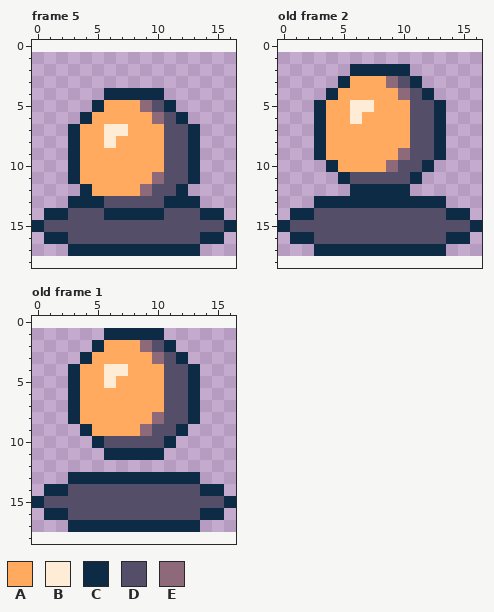
Pixel-art file, stored at Assets/Sprites/turret_idle_anim.aseprite. Above is the file before it was changed.
17x17 pixels, 6 frames. Shown: frame 5, old frame 2, old frame 1. The old version is drawn lined up with the new one, on the new canvas. The commit also changed other frames, which this record leaves out.
Palette (. is transparent): A #ffaa5e  B #ffecd6  C #0d2b45  D #544e68  E #8d697a
Pixels before, frame 5, first column x 0:
 4 ......CCCCC......
 5 .....CAAAEDC.....
 6 ....CAAAAAEDC....
 7 ...CAABBAAADDC...
 8 ...CAABAAAADDC...
 9 ...CAAAAAAADDC...
10 ...CAAAAAAADDC...
11 ...CAAAAAAEDDC...
12 ....CAAAAEDDC....
13 ...CCCDDDDDCCC...
14 .CCDDDCCCCCDDDCC.
15 CDDDDDDDDDDDDDDDC
16 .CCDDDDDDDDDDDCC.
17 ...CCCCCCCCCCC...
Pixels before, old frame 2, first column x 0:
 2 ......CCCCC......
 3 .....CAAAEDC.....
 4 ....CAAAAAEDC....
 5 ...CAABBAAADDC...
 6 ...CAABAAAADDC...
 7 ...CAAAAAAADDC...
 8 ...CAAAAAAADDC...
 9 ...CAAAAAAEDDC...
10 ....CAAAAEDDC....
11 .....CDDDDDC.....
12 ......CCCCC......
13 ...CCCCCCCCCCC...
14 .CCDDDDDDDDDDDCC.
15 CDDDDDDDDDDDDDDDC
16 .CCDDDDDDDDDDDCC.
17 ...CCCCCCCCCCC...
Pixels before, old frame 1, first column x 0:
 1 ......CCCCC......
 2 .....CAAAEDC.....
 3 ....CAAAAAEDC....
 4 ...CAABBAAADDC...
 5 ...CAABAAAADDC...
 6 ...CAAAAAAADDC...
 7 ...CAAAAAAADDC...
 8 ...CAAAAAAEDDC...
 9 ....CAAAAEDDC....
10 .....CDDDDDC.....
11 ......CCCCC......
12 .................
13 ...CCCCCCCCCCC...
14 .CCDDDDDDDDDDDCC.
15 CDDDDDDDDDDDDDDDC
16 .CCDDDDDDDDDDDCC.
17 ...CCCCCCCCCCC...
The result:
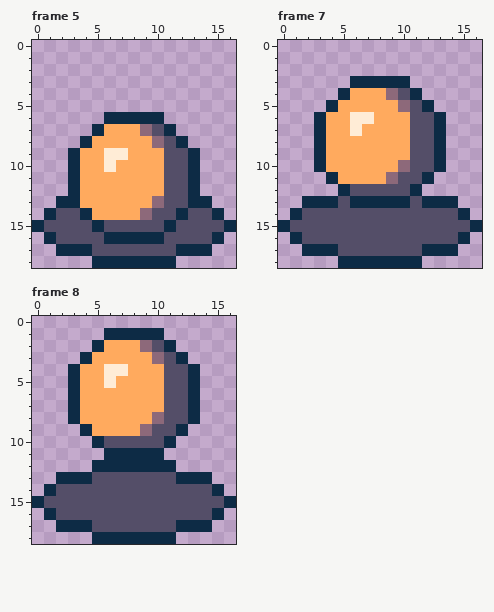
A new or re-ordered frame is compared with the old frame closest to it.
The exact change:
canvas 17x17 -> 17x19, the old top-left corner now at 0,1
frames 6 -> 8
Frame 5:
y 4: x 6..10 CCCCC -> .....
y 5: x 5..11 CAAAEDC -> .......
y 6: x 4..12 CAAAAAEDC -> ..CCCCC..
y 7: x 3..7 CAABB -> ..CAA; x 9..13 AADDC -> EDC..
y 8: x 3..4 CA -> .C; x 6 B -> A; x 10 A -> E; x 12..13 DC -> C.
y 9: x 6..7 AA -> BB
y 10: x 6 A -> B
y 11: x 10 E -> A
y 12: x 3..4 .C -> CA; x 9..10 ED -> AA; x 12..13 C. -> DC
y 13: x 2 . -> C; x 4..12 CCDDDDDCC -> AAAAAAEDD; x 14 . -> C
y 14: x 2 C -> D; x 4..10 DDCCCCC -> CAAAAED; x 12 D -> C; x 14 C -> D
y 15: x 5 D -> C; x 11 D -> C
y 16: x 2 C -> D; x 6..10 DDDDD -> CCCCC; x 14 C -> D
y 17: x 2 . -> C; x 5..11 CCCCCCC -> DDDDDDD; x 14 . -> C
y 18: x 5..11 ....... -> CCCCCCC
Frame 7 is new; against old frame 2:
y 2: x 6..10 CCCCC -> .....
y 3: x 5..11 CAAAEDC -> .CCCCC.
y 4: x 4..5 CA -> .C; x 9..12 AEDC -> EDC.
y 5: x 3..4 CA -> .C; x 6..7 BB -> AA; x 10 A -> E; x 12..13 DC -> C.
y 6: x 7 A -> B
y 7: x 6 A -> B
y 9: x 10 E -> A
y 10: x 3..4 .C -> CA; x 9..10 ED -> AE; x 12..13 C. -> DC
y 11: x 4..9 .CDDDD -> CAAAAE; x 11..12 C. -> DC
y 12: x 5..11 .CCCCC. -> CDDDDDC
y 13: x 2 . -> C; x 5 C -> D; x 11 C -> D; x 14 . -> C
y 14: x 2 C -> D; x 14 C -> D
y 16: x 2 C -> D; x 14 C -> D
y 17: x 2 . -> C; x 5..11 CCCCCCC -> DDDDDDD; x 14 . -> C
y 18: x 5..11 ....... -> CCCCCCC
Frame 8 is new; against old frame 1:
y 12: x 5..11 ....... -> CCCCCCC
y 13: x 2 . -> C; x 5..11 CCCCCCC -> DDDDDDD; x 14 . -> C
y 14: x 2 C -> D; x 14 C -> D
y 16: x 2 C -> D; x 14 C -> D
y 17: x 2 . -> C; x 5..11 CCCCCCC -> DDDDDDD; x 14 . -> C
y 18: x 5..11 ....... -> CCCCCCC
Changed places in both pictures, as pixel boxes (x1, y1, x2, y2):
changed: (56, 88, 212, 268)
changed: (302, 64, 458, 268)
changed: (56, 460, 212, 544)
